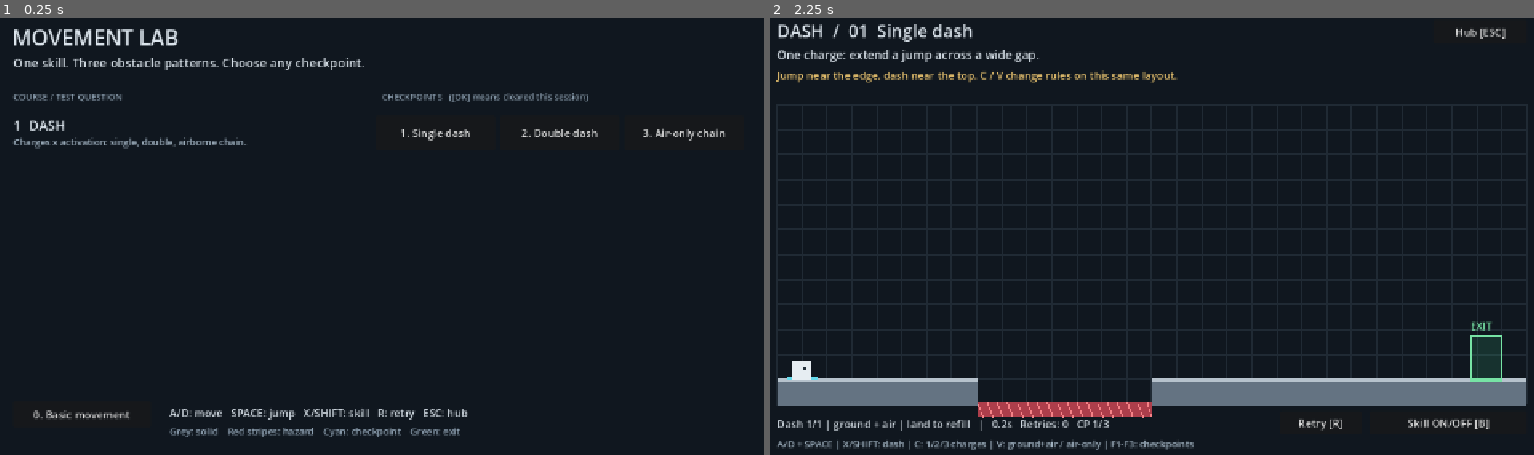
Above: before the commit, frames 1-2 (left to right).
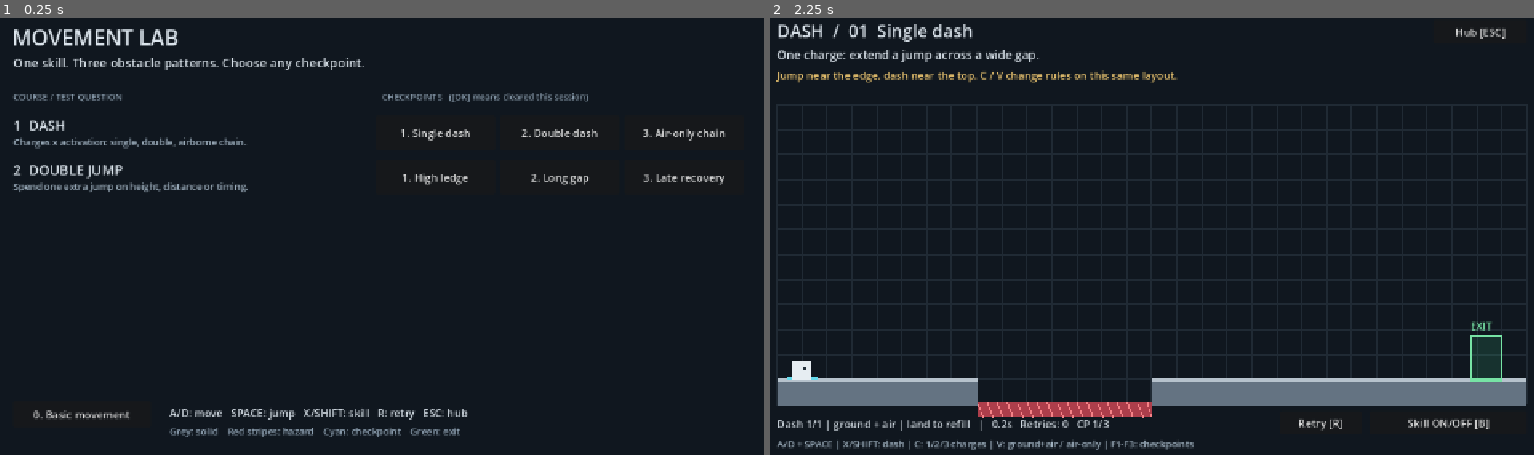
Above: after the commit, the same moments.

Repository: HsiYuGit/platformer-prototype
Game: Godot game, scene res://mechanics_lab.tscn
Two runs of this game, one before a commit and one after it. Both use one fixed random seed, a clock stepped at 60 frames per second and the inputs below.
Inputs:
- Up to frame 1 (0.25 s): no input
- Up to frame 2 (2.25 s): click "1. Single dash" at 0.5 s; click "Hub [ESC]" at 1.25 s; click "1. Single dash" at 2 s

The runs differ from the first frame. In frame 1, 0.8% of the frame differs, in the area x 1-95%, y 33-40%; in frame 2, nothing differs.

Commit message:
Add double-jump height distance and recovery course
Test one extra airborne jump against a high ledge, a wide gap and a low-overhang recovery. Keep ground jumping unchanged and verify each checkpoint from its spawn using the real physics controller.

Diff:
--- /dev/null
+++ b/abilities/double_jump.gd
@@ -0,0 +1,17 @@
+extends RefCounted
+
+var available := true
+
+func tick(p, _delta: float) -> void:
+	if p.is_on_floor():
+		available = true
+	elif available and Input.is_action_just_pressed("skill"):
+		p.velocity.y = p.jump_velocity
+		available = false
+
+func status() -> String:
+	return "Air jump: %s | land to refill" % ("READY" if available else "USED")
+
+func draw_overlay(p) -> void:
+	if available:
+		p.draw_rect(Rect2(-5, -23, 10, 4), Color("65d9eb"))
--- a/lab.gd
+++ b/lab.gd
@@ -3,7 +3,7 @@
 const PLAYER = preload("res://player.tscn")
 const ROOM = preload("res://room.gd")
 const BASELINE = preload("res://levels/baseline.gd")
-const LEVELS: Array = [preload("res://levels/dash.gd")]
+const LEVELS: Array = [preload("res://levels/dash.gd"), preload("res://levels/double_jump.gd")]
 
 var ui: Control
 var world: Node2D
--- /dev/null
+++ b/levels/double_jump.gd
@@ -0,0 +1,26 @@
+extends RefCounted
+
+const ID = "double_jump"
+const TITLE = "DOUBLE JUMP"
+const SUMMARY = "Spend one extra jump on height, distance or timing."
+const ABILITY = preload("res://abilities/double_jump.gd")
+const CONTROLS = "A/D: move | SPACE: ground jump | X/SHIFT: one air jump | Land to refill | F1-F3: checkpoints"
+
+static func rooms() -> Array:
+	return [
+		{"name": "High ledge", "question": "Height: can a second jump reach a ledge above the normal jump arc?",
+		"hint": "Jump near the edge, then press X near the top of your first jump.",
+		"spawn": Vector2(80, 580), "exit": Rect2(1150, 400, 50, 70),
+		"platforms": [Rect2(40, 600, 360, 40), Rect2(470, 470, 770, 170)],
+		"hazards": [Rect2(400, 635, 70, 25)]},
+		{"name": "Long gap", "question": "Distance: delay the second jump to extend your time in the air.",
+		"hint": "Keep moving right. Spend the air jump just after the first apex.",
+		"spawn": Vector2(80, 580), "exit": Rect2(1150, 530, 50, 70),
+		"platforms": [Rect2(40, 600, 320, 40), Rect2(640, 600, 600, 40)],
+		"hazards": [Rect2(360, 635, 280, 25)]},
+		{"name": "Late recovery", "question": "Timing: save the air jump until you have passed the low ceiling.",
+		"hint": "Walk off the ledge, pass under the overhang, then press X to recover onto the far platform.",
+		"spawn": Vector2(80, 430), "exit": Rect2(1150, 470, 50, 70),
+		"platforms": [Rect2(40, 450, 360, 30), Rect2(330, 350, 180, 60), Rect2(610, 540, 630, 100)],
+		"hazards": [Rect2(400, 635, 210, 25)]},
+	]
--- a/tests/routes.json
+++ b/tests/routes.json
@@ -128,5 +128,62 @@
       "frames": 170,
       "move_right": true
     }
+  ],
+  "double_jump:0": [
+    {
+      "x": 365,
+      "move_right": true
+    },
+    {
+      "frames": 22,
+      "jump": true,
+      "move_right": true
+    },
+    {
+      "skill": true,
+      "jump": true,
+      "frames": 34,
+      "move_right": true
+    },
+    {
+      "frames": 180,
+      "move_right": true
+    }
+  ],
+  "double_jump:1": [
+    {
+      "x": 337,
+      "move_right": true
+    },
+    {
+      "frames": 31,
+      "jump": true,
+      "move_right": true
+    },
+    {
+      "skill": true,
+      "jump": true,
+      "frames": 40,
+      "move_right": true
+    },
+    {
+      "frames": 150,
+      "move_right": true
+    }
+  ],
+  "double_jump:2": [
+    {
+      "x": 530,
+      "move_right": true
+    },
+    {
+      "skill": true,
+      "frames": 50,
+      "move_right": true
+    },
+    {
+      "frames": 170,
+      "move_right": true
+    }
   ]
 }
Not shown, changed: README.md
Not shown, changed: docs/VALIDATION.md
